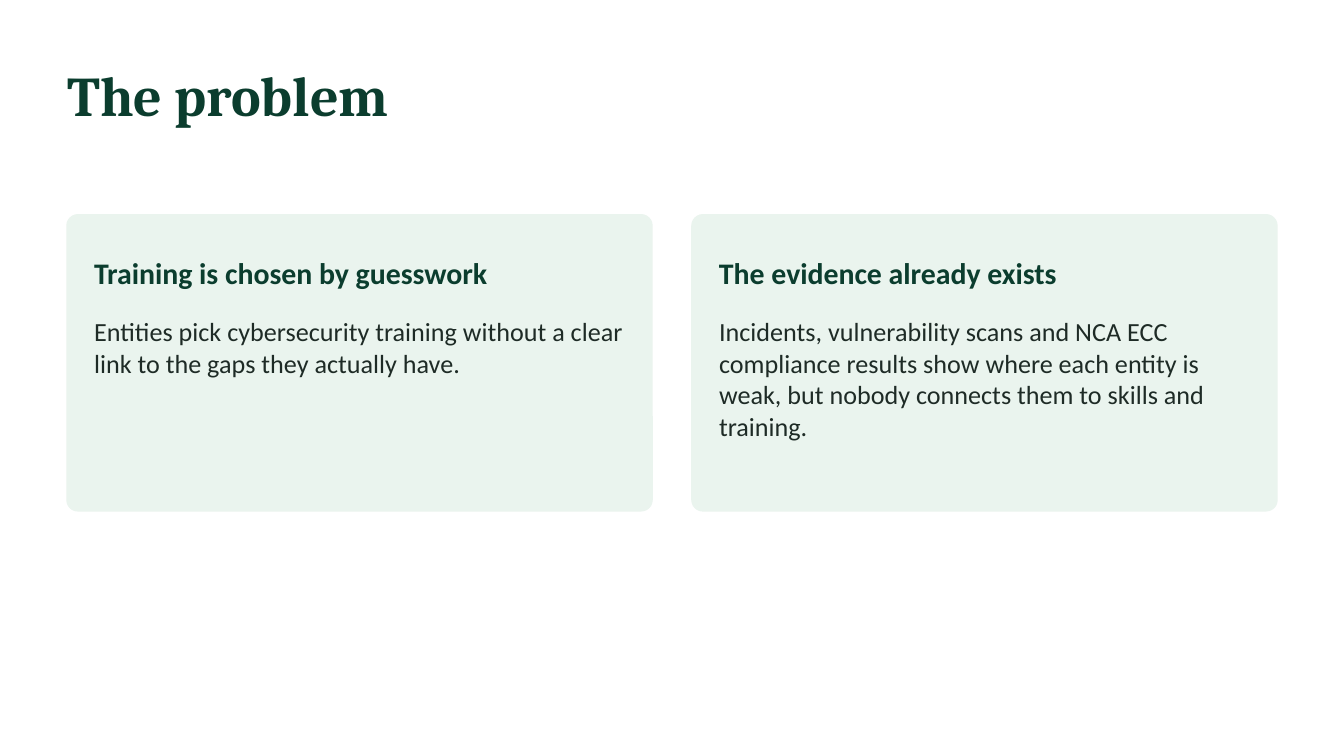
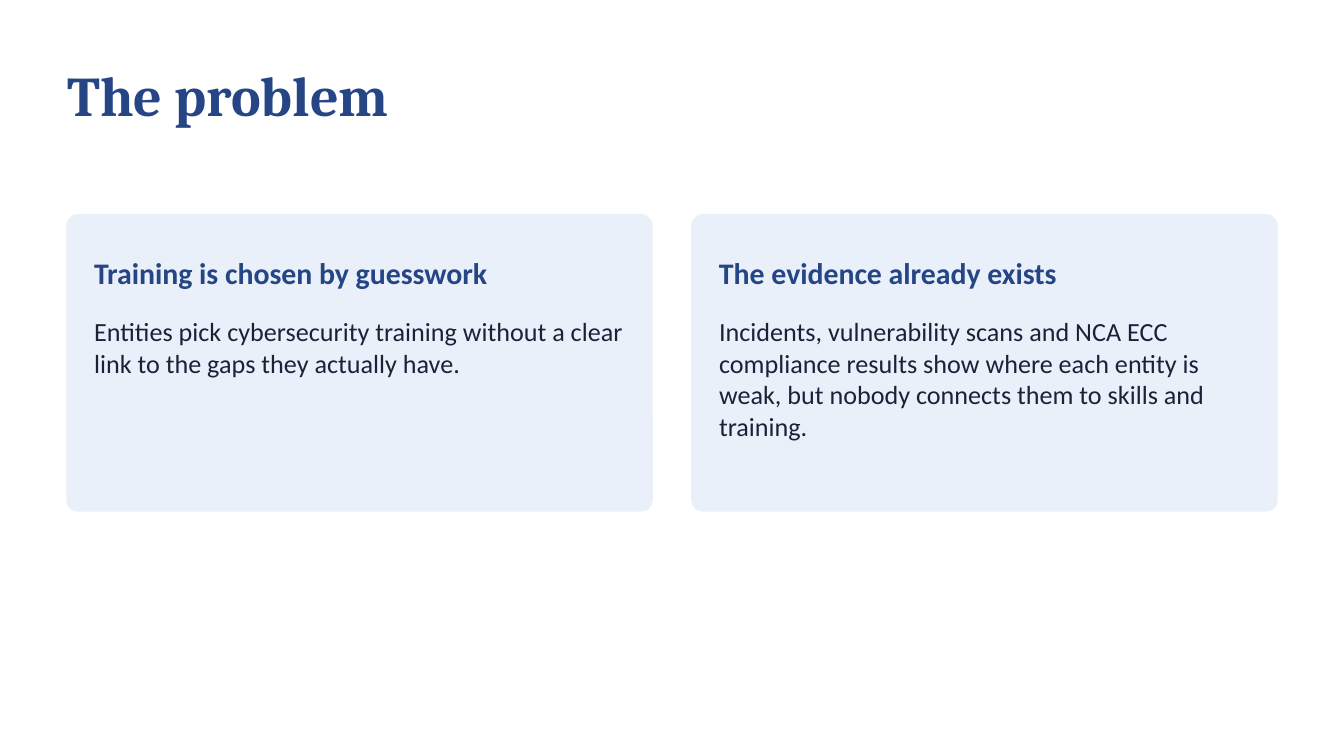
Before and after one commit to MeshaelAlessa/SCyWF, a slide deck: slide 3 of deck/SCyWF_Proposal.pptx. Drawn at 1344x756 pixels with LibreOffice and Linux fonts; fonts in the diff are those of the drawing. Boxes give left, top, right and bottom in pixels: in the first picture for what was removed or moved away, otherwise in the second. Text is boxed around its words. In the diff, an @@ line names an element or a change of style, - is before the commit and + after.

```diff
--- a/deck/SCyWF_Proposal.pptx
+++ b/deck/SCyWF_Proposal.pptx
@@ rounded rectangle at [67, 215, 652, 511]: fill #EAF4EE to #EAF0F9; outline #EAF4EE 1 pt to #EAF0F9 1 pt @@
@@ rounded rectangle at [692, 215, 1277, 511]: fill #EAF4EE to #EAF0F9; outline #EAF4EE 1 pt to #EAF0F9 1 pt @@
@@ text colour #0B3D2E to #254585 in 3 elements at [67, 77, 389, 128], [94, 263, 487, 289], [719, 263, 1056, 289] @@
@@ text "Entities pick cybersecurity training without ..." at [94, 323, 623, 378]: text colour #1E2B26 to #1A2238 @@
@@ text "Incidents, vulnerability scans and NCA ..." at [719, 323, 1204, 441]: text colour #1E2B26 to #1A2238 @@
```
Also in this commit, not shown: 7 other slides changed, 1 other file.
